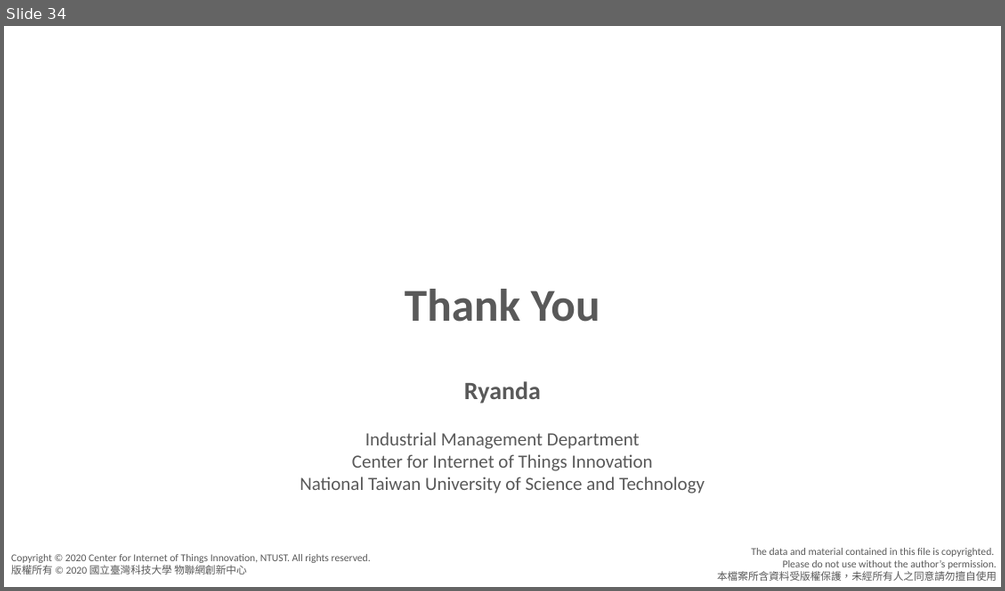
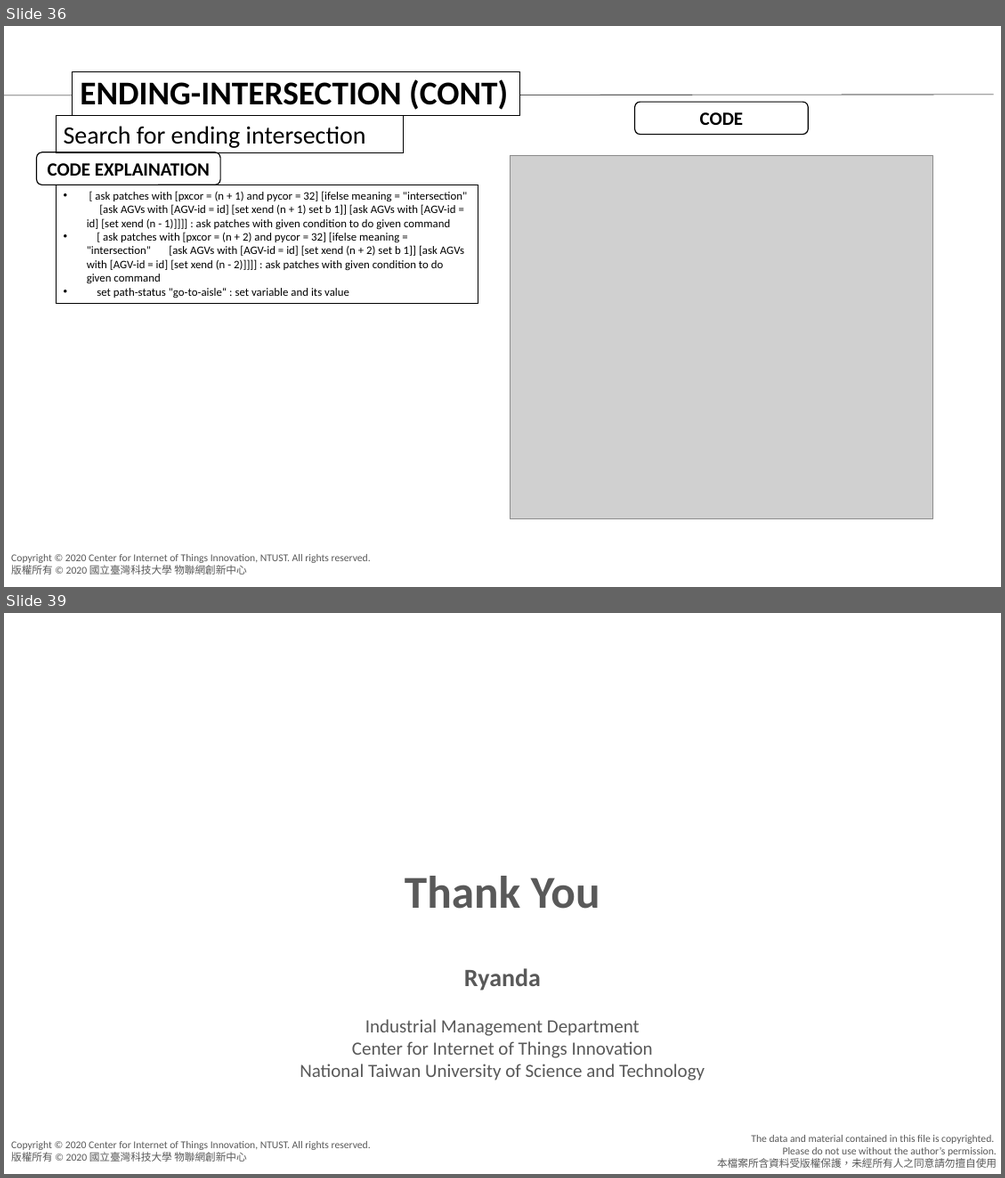
Before and after one commit to agnesyosephine/kiva, a slide deck: Tutorial/Code Learning-Ryanda.pptx. Shown one above the other, each under a label of ours: slide 34 before the commit, slides 36 and 39 after it; the slides between them are not shown. The pictures are 1005x591 and 1005x1178 pixels, drawn with LibreOffice and Linux fonts; fonts in the diff are those of the drawing; grey boxes stand for pictures; background and template pictures are left out. Boxes give left, top, right and bottom in pixels: in the first picture for what was removed or moved away, otherwise in the second. Text is boxed around its words. In the diff, an @@ line names an element or a change of style, - is before the commit and + after.

```diff
--- a/Tutorial/Code Learning-Ryanda.pptx
+++ b/Tutorial/Code Learning-Ryanda.pptx
@@ slide 36 added at (4,26,1001,587), background #FFFFFF; not listed: 1 template element that a slide beside it also shows @@
@@ rectangle added at (73,71,521,116), fill #FFFFFF, outline #000000 0.75 pt, 32 pt, text #000000, bold @@
+ENDING-INTERSECTION (CONT)
@@ line added from (4, 95) to (994, 95), #000000 0.5 pt @@
@@ rounded rectangle added at (635,102,809,135), fill #FFFFFF, outline #000000 1 pt, 18 pt, text #000000, bold @@
+CODE
@@ rectangle added at (56,116,404,153), outline #000000 0.75 pt, 24 pt, text #000000 @@
+Search for ending intersection
@@ rounded rectangle added at (36,152,220,185), fill #FFFFFF, outline #000000 1 pt, 18 pt, text #000000, bold @@
+CODE EXPLAINATION
@@ picture added at (510,155,933,519) @@
@@ rectangle added at (56,184,478,303), outline #000000 0.75 pt, 11 pt, text #000000 @@
+• [ ask patches with [pxcor = (n + 1) and pycor = 32] [ifelse meaning = "intersection" [ask AGVs with [AGV-id = id] [set xend (n + 1) set b 1]] [ask AGVs with [AGV-id = id] [set xend (n - 1)]]]] : ask patches with given condition to do given command
+• [ ask patches with [pxcor = (n + 2) and pycor = 32] [ifelse meaning = "intersection" [ask AGVs with [AGV-id = id] [set xend (n + 2) set b 1]] [ask AGVs with [AGV-id = id] [set xend (n - 2)]]]] : ask patches with given condition to do given command
+• set path-status "go-to-aisle“ : set variable and its value
@@ rectangle added at (741,549,769,575), fill #FFFFFF, outline #FFFFFF 1 pt @@
@@ what was slide 34 is now slide 39 @@
```
Also in this commit, not shown: 2 slides changed, 4 other slides added, 3 other files.
